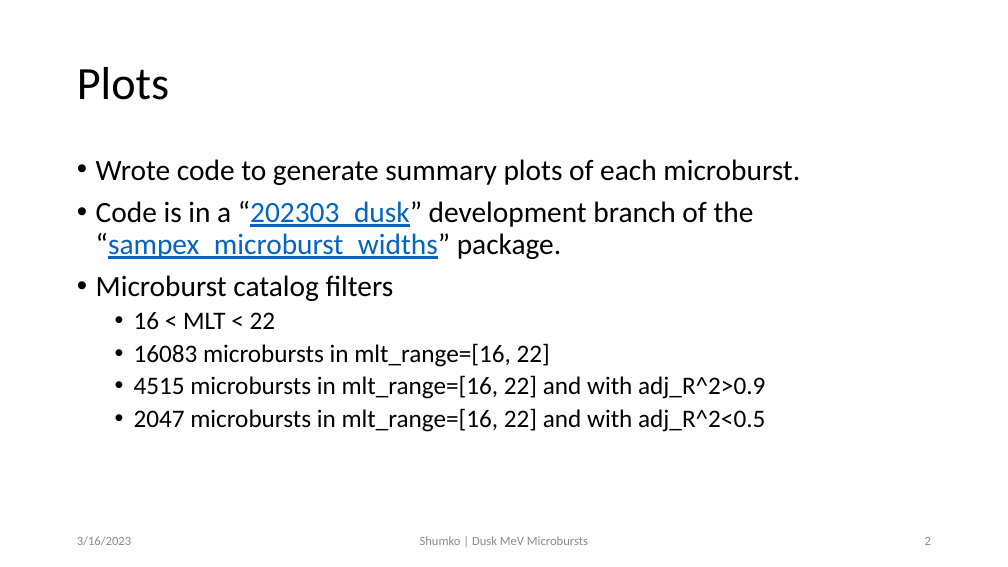
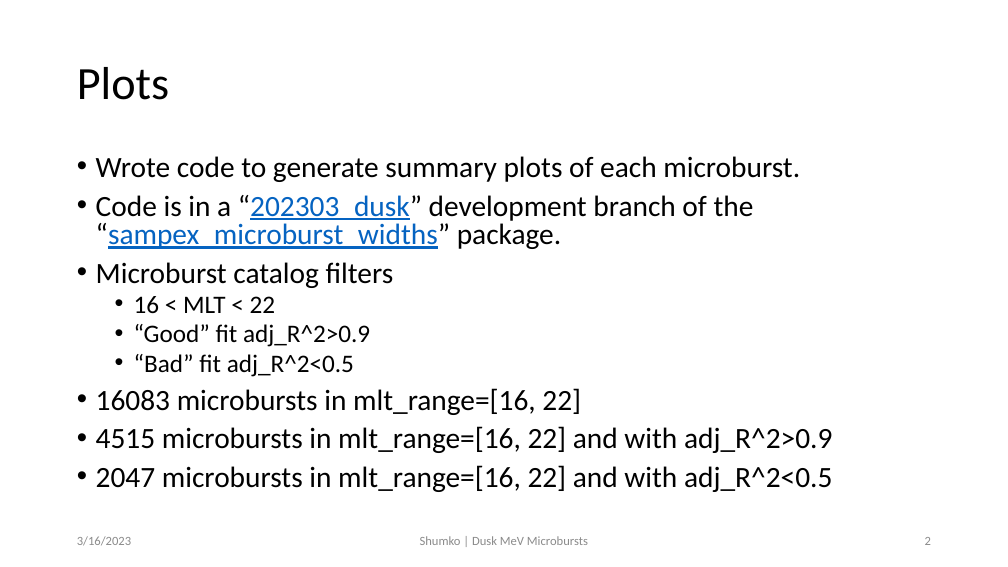
Before and after one commit to mshumko/sampex_microburst_widths, a slide deck: slide 2 of reports/20230316_dusk_microbursts.pptx. Drawn at 1008x567 pixels with LibreOffice and Linux fonts; fonts in the diff are those of the drawing. Boxes give left, top, right and bottom in pixels: in the first picture for what was removed or moved away, otherwise in the second. Text is boxed around its words. In the diff, an @@ line names an element or a change of style, - is before the commit and + after.

Commit message:
Updated presentation.

```diff
--- a/reports/20230316_dusk_microbursts.pptx
+++ b/reports/20230316_dusk_microbursts.pptx
@@ text at box(96, 156, 832, 492): size 24 to 28 pt in "16083 microbursts in mlt_range=[16, 22]", "4515 microbursts in mlt_range=[16, 22] and with ...", "2047 microbursts in mlt_range=[16, 22] and with ..."; line spacing 0.9 to 0.8; list level 2 to 1 in "16083 microbursts in mlt_range=[16, 22]"; list level 2 to 1 in "4515 microbursts in mlt_range=[16, 22] ..."; list level 2 to 1 in "2047 microbursts in mlt_range=[16, 22] ..." @@
@@ text at box(134, 324, 370, 377): paragraphs added @@
+  • “Good” fit adj_R^2>0.9
+  • “Bad” fit adj_R^2<0.5
```
